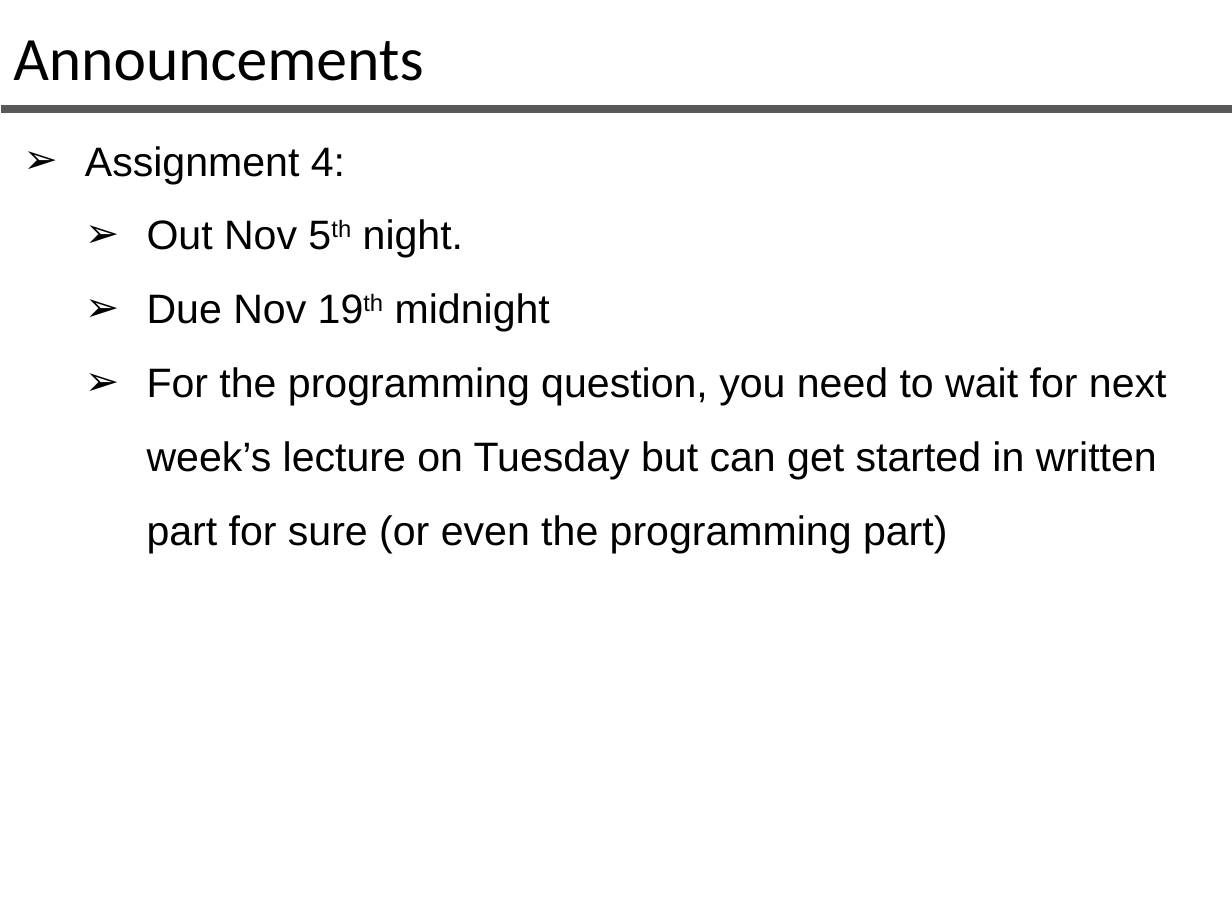
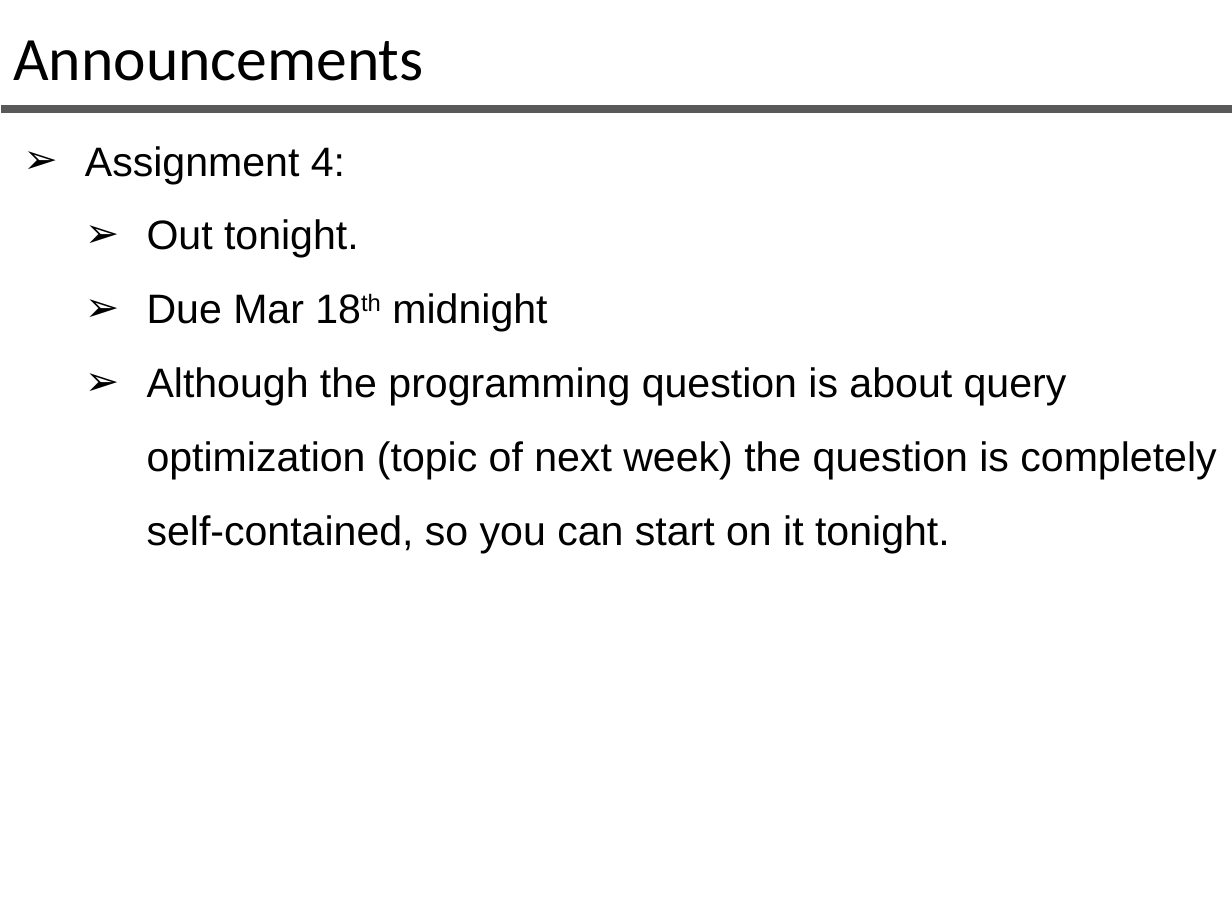
Before and after one commit to queryproc/slides, a slide deck: slide 2 of 13-14-query-processing.pptx. Drawn at 1232x924 pixels with LibreOffice and Linux fonts; fonts in the diff are those of the drawing. Boxes give left, top, right and bottom in pixels: in the first picture for what was removed or moved away, otherwise in the second. Text is boxed around its words. In the diff, an @@ line names an element or a change of style, - is before the commit and + after.

Commit message:
updates to lecture 13-14

```diff
--- a/13-14-query-processing.pptx
+++ b/13-14-query-processing.pptx
@@ text at (x1=147, y1=219, x2=1216, y2=553): text changed @@
-  ➢ Out Nov 5th night.
-  ➢ Due Nov 19th midnight
-  ➢ For the programming question, you need to wait for next week’s lecture on Tuesday but can get started in written part for sure (or even the programming part)
+  ➢ Out tonight.
+  ➢ Due Mar 18th midnight
+  ➢ Although the programming question is about query optimization (topic of next week) the question is completely self-contained, so you can start on it tonight.
```
Also in this commit, not shown: 7 other slides changed, 14 slides added, 1 other file.
